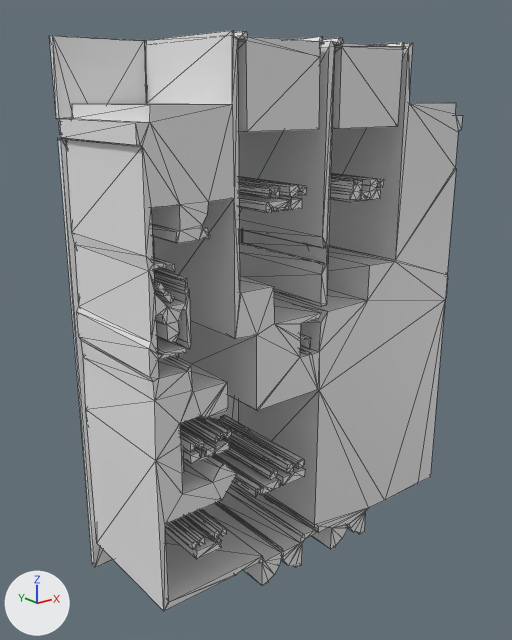
The glTF model version one/out_3d/17_21.glb, before and after one commit.
Before and after are seen from a 50 mm lens placed at (-6.03, -13.85, 10.73), pointed at (4.24, -1.01, 5.59). Arrows for +X, +Y and +Z are at lower left; the lights stay in place. Mesh edges are drawn as thin lines. Where no turn or scale is listed for an object, it has been applied to the vertices. Vertices at the same position are counted once.

In view in the first picture: 'geometry_0'.
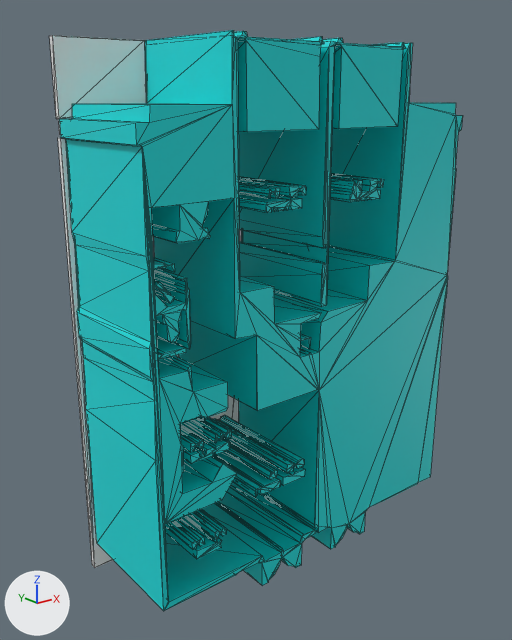
What changed in the scene script:
```text
Add mat_defaultmaterial:
    mat_defaultmaterial = bpy.data.materials.new('DefaultMaterial')
    mat_defaultmaterial.use_nodes = True; mat_defaultmaterial.node_tree.nodes.clear()
    _N = mat_defaultmaterial.node_tree.nodes; _L = mat_defaultmaterial.node_tree.links
    n0 = _N.new('ShaderNodeOutputMaterial'); n0.name = 'Material Output'
    n1 = _N.new('ShaderNodeBsdfPrincipled'); n1.name = 'Principled BSDF'
    n2 = _N.new('ShaderNodeVertexColor'); n2.name = 'Color Attribute'
    _L.new(n1.outputs[0], n0.inputs[0])  # 'BSDF' to 'Surface'
    _L.new(n2.outputs[0], n1.inputs[0])  # 'Color' to 'Base Color'
Change me_geometry_0:
    where me_geometry_0.from_pydata(...)  # 1725 vertices, 3328 faces; spans x 0.0..10.23, y -3.15..0.0, z 0.0..11.86
    used by ob_geometry_0; location = (0.0, 0.0, 0.0)
    me_geometry_0 part 1: 8 vertices removed from x 4.39..5.58, y -3.15..0.0, z 5.87..7.76; 10 vertices added at x 4.37..5.58, y -3.15..0.0, z 5.85..7.75
    me_geometry_0 part 2: 4 vertices removed from x 6.76, y -3.15..-0.15, z 11.8..11.86; 2 vertices added at x 6.77, y -3.15..-0.15, z 11.86
    me_geometry_0 part 3: 2182 faces spanning x 0.0..10.23, y -3.15..0.0, z 0.0..11.86 switch from no material to mat_defaultmaterial
```

Boxes (x1, y1, x2, y2) around the edits, measured in the pictures (512 x 640 px; the box of a moved part takes in the faces that stretch with it):
part 1 of me_geometry_0, moved or reshaped: before (239, 48, 335, 277); after (239, 46, 335, 299)
part 2 of me_geometry_0, moved or reshaped: before (404, 43, 412, 48); after (396, 43, 413, 249)
part 3 of me_geometry_0, recoloured (grey to cyan): (49, 30, 456, 611) in both
